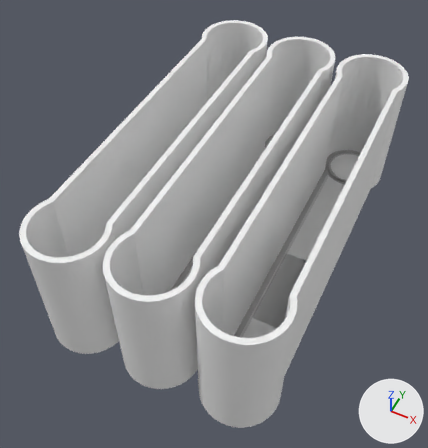
What one commit did to the FBX model Assets/Environment/Exports/Stage 05.fbx.
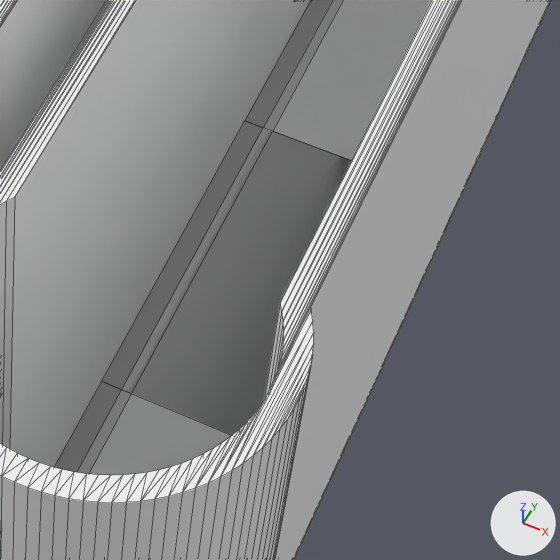
There are two pictures of each version: one whole from a 50 mm camera at (6.28, -14.49, 18.24) aimed at (-0.38, -1.17, 1.58), one close up on the part from 51% to 84% of the width and 49% to 80% of the height. The lights are fixed; the arrows at lower right show +X, +Y and +Z. The close-ups show mesh edges as thin lines. Where no turn or scale is listed for an object, it has been applied to the vertices. Vertices at the same position are counted once.
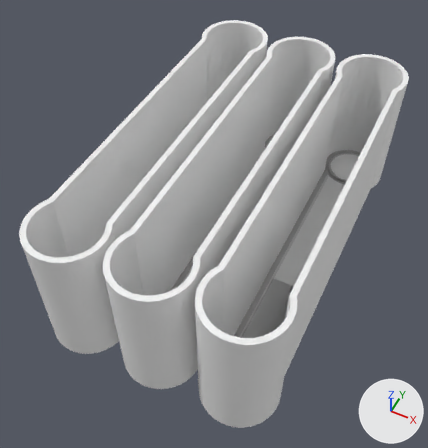
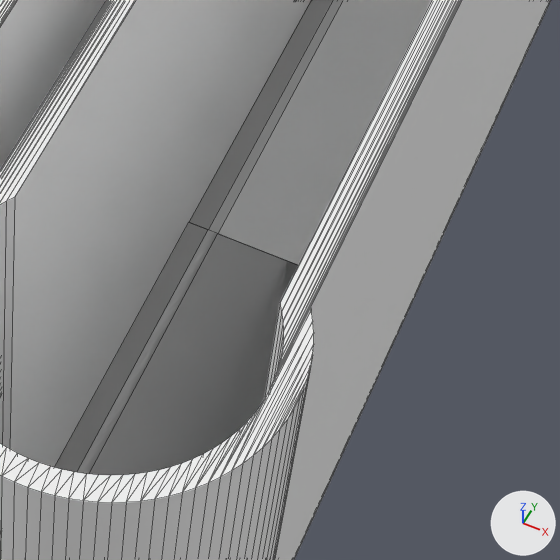
Boxes (x1, y1, x2, y2) around the edits, measured in the close-ups (560 x 560 px):
'Mesh9', mesh moved: before (102, 121, 351, 435); after (55, 223, 298, 475)
'Mesh8', reshaped: before (55, 0, 432, 475); after (189, 0, 432, 265)

The change, as a diff of the scene's bpy script:
```diff
--- a/Assets/Environment/Exports/Stage 05.fbx.py
+++ b/Assets/Environment/Exports/Stage 05.fbx.py
@@ me_mesh_008 @@
 me_mesh_008.from_pydata(...)  # 24 vertices, 20 faces; spans x 1.97..3.94, y -3.35..0.0, z -0.2..0.0
 # used by ob_mesh9; location = (0.0, 0.0, 0.0)
+# me_mesh_008 part 2: the whole mesh is moved by (0.0, -1.38, 0.0)
 me_mesh_008.materials.append(mat_bottom_filler)
@@ me_mesh_007 @@
 # used by ob_mesh8; location = (0.0, 0.0, 0.0)
-me_mesh_007.from_pydata(...)  # 172 vertices, 98 faces; spans x 1.97..3.94, y -5.25..5.25, z -0.2..0.0
+me_mesh_007.from_pydata(...)  # 172 vertices, 97 faces, 48 loose edges; spans x 1.97..3.94, y -5.25..5.25, z -0.2..0.0
+# me_mesh_007 part 1: 20 vertices moved from x 1.97..3.94, y -3.35..0.0, z -0.2..0.0 to x 1.97..3.94, y -4.72..-1.38, z -0.2..0.0; 4 vertices removed from x 2.26..3.64, y -3.35, z -0.2..0.0; 4 vertices added at x 2.26..3.64, y -4.72, z -0.2..0.0
 me_mesh_007.materials.append(mat_main_mat)
```
